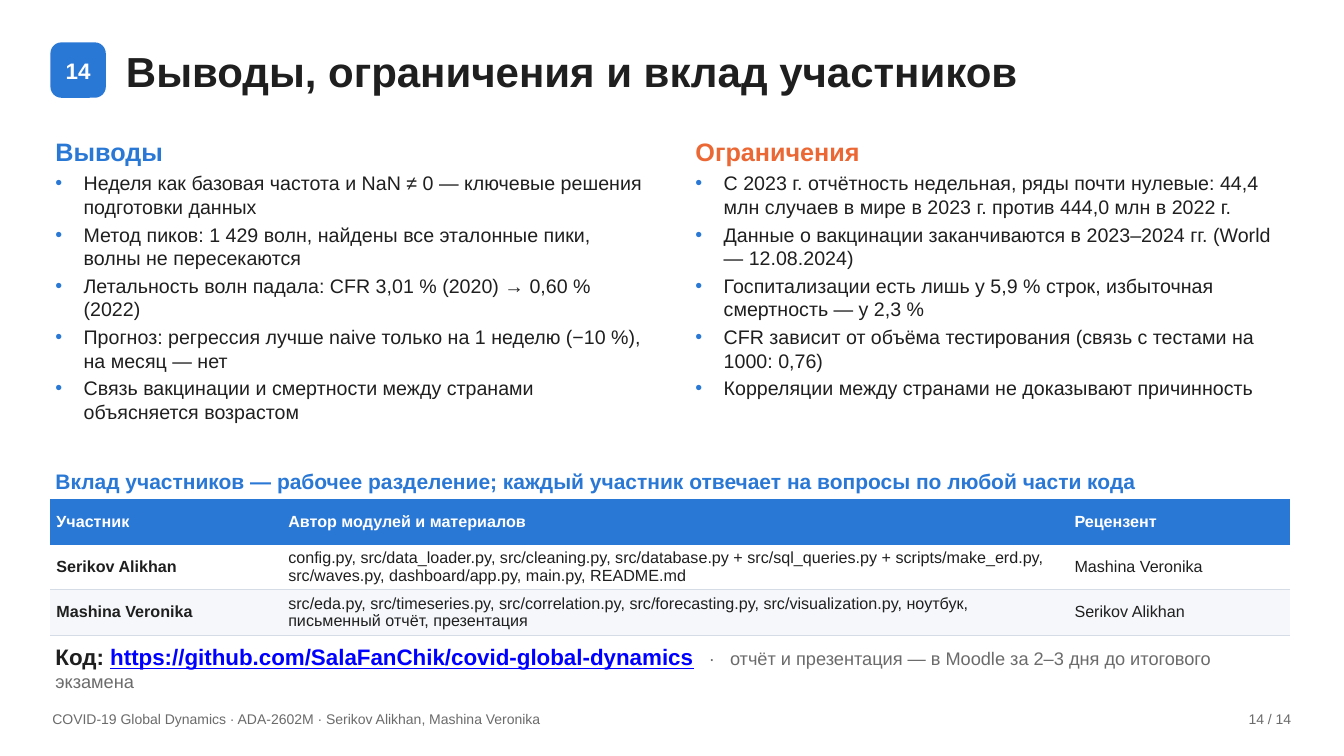
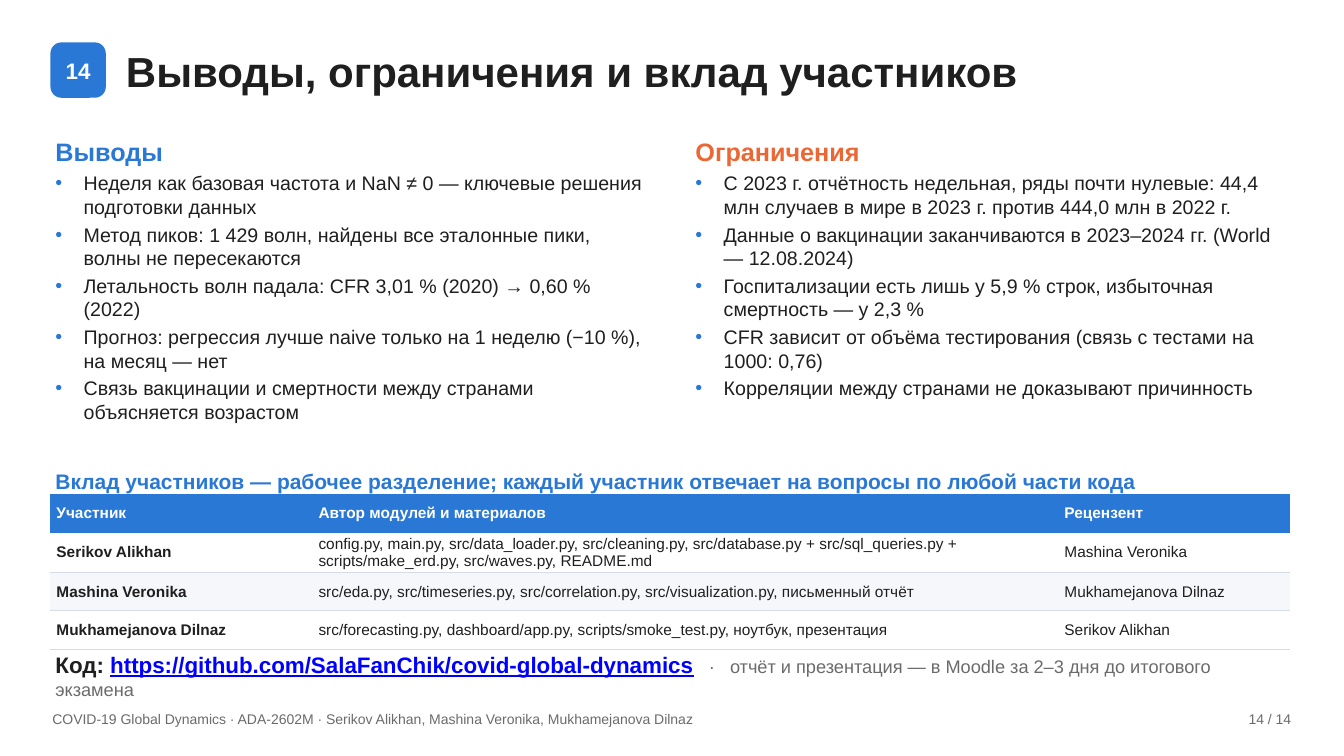
Before and after one commit to SalaFanChik/covid-global-dynamics, a slide deck: slide 14 of docs/presentation/COVID19_Global_Dynamics_slides.pptx. Drawn at 1344x756 pixels with LibreOffice and Linux fonts; fonts in the diff are those of the drawing. Boxes give left, top, right and bottom in pixels: in the first picture for what was removed or moved away, otherwise in the second. Text is boxed around its words. In the diff, an @@ line names an element or a change of style, - is before the commit and + after.

Commit message:
Состав команды: Mukhamejanova Dilnaz — третий участник; обновлено разделение работы в README, отчёте, презентации, ноутбуке и дашборде

```diff
--- a/docs/presentation/COVID19_Global_Dynamics_slides.pptx
+++ b/docs/presentation/COVID19_Global_Dynamics_slides.pptx
@@ table at (50, 494, 1291, 647) @@
-row 2: Serikov Alikhan | config.py, src/data_loader.py, src/cleaning.py, src/database.py + src/sql_queries.py + scripts/make_erd.py, src/waves.py, dashboard/app.py, main.py, README.md | Mashina Veronika
-row 3: Mashina Veronika | src/eda.py, src/timeseries.py, src/correlation.py, src/forecasting.py, src/visualization.py, ноутбук, письменный отчёт, презентация | Serikov Alikhan
+row 2: Serikov Alikhan | config.py, main.py, src/data_loader.py, src/cleaning.py, src/database.py + src/sql_queries.py + scripts/make_erd.py, src/waves.py, README.md | Mashina Veronika
+row 3: Mashina Veronika | src/eda.py, src/timeseries.py, src/correlation.py, src/visualization.py, письменный отчёт | Mukhamejanova Dilnaz
+row 4: Mukhamejanova Dilnaz | src/forecasting.py, dashboard/app.py, scripts/smoke_test.py, ноутбук, презентация | Serikov Alikhan
@@ table: place and size @@
-table at (50, 499, 1291, 635)
+table at (50, 494, 1291, 647)
@@ text "Код: https://github.com/SalaFanChik/covid-global-dynamics ·  ...": place and size @@
-text "Код: https://github.com/SalaFanChik/covid-global-dynamics ·  ..." at (55, 648, 1211, 688)
+text "Код: https://github.com/SalaFanChik/covid-global-dynamics ·  ..." at (55, 656, 1211, 696)
@@ text at (52, 714, 693, 727): text changed @@
-COVID-19 Global Dynamics · ADA-2602M · Serikov Alikhan, Mashina Veronika
+COVID-19 Global Dynamics · ADA-2602M · Serikov Alikhan, Mashina Veronika, Mukhamejanova Dilnaz
```
Also in this commit, not shown: 13 other slides changed, 11 other files.
